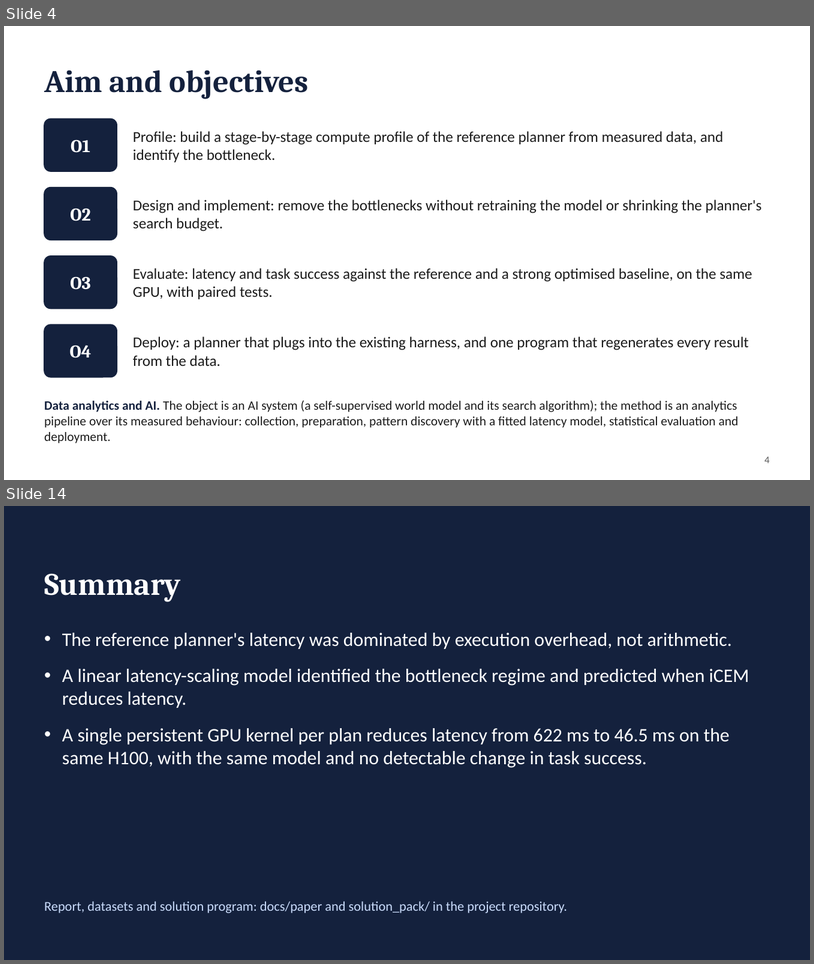
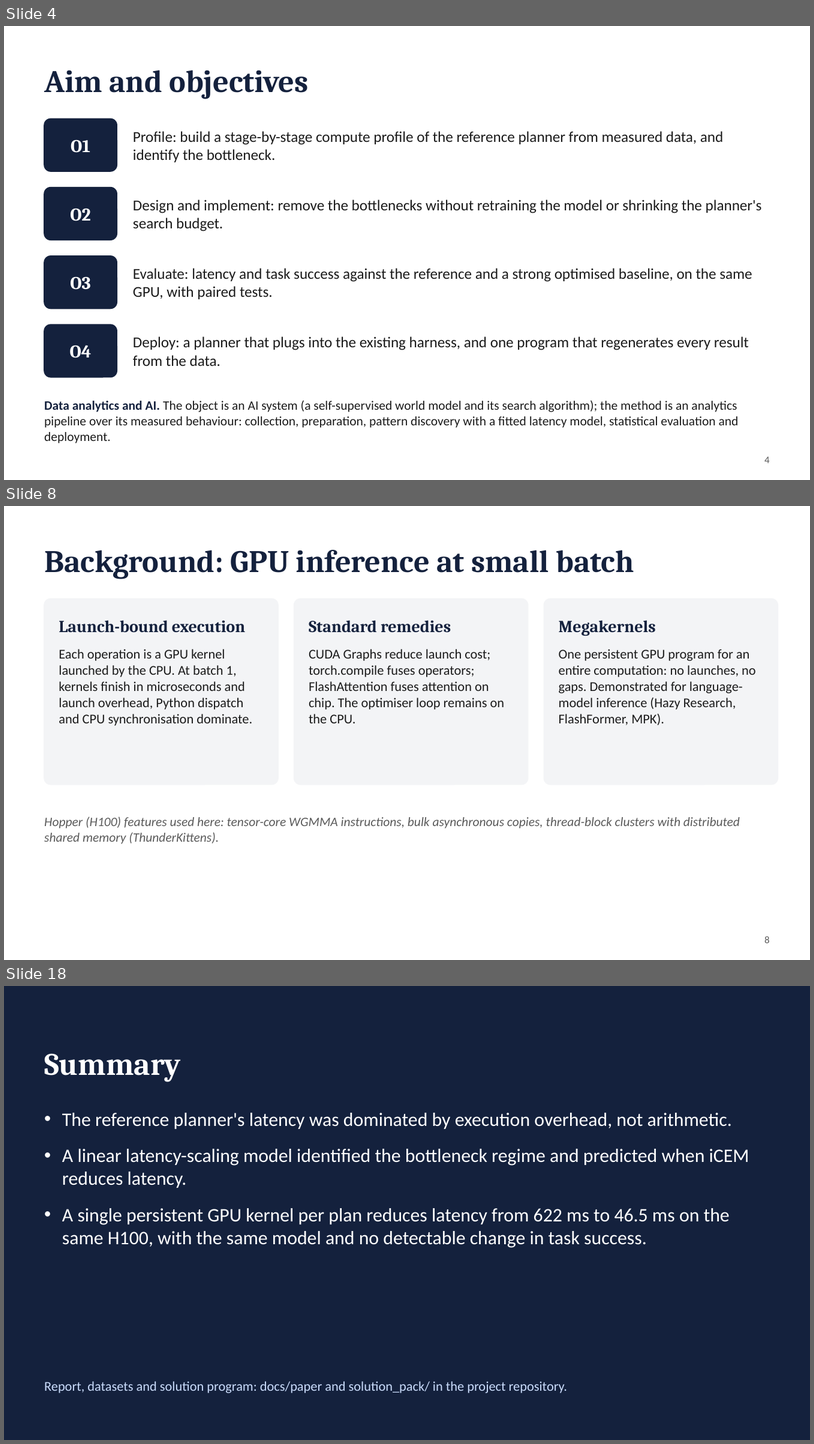
Before and after one commit to antoinenguyen27/lewm-flash, a slide deck: docs/paper/presentation.pptx. Shown one above the other, each under a label of ours: slides 4 and 14 before the commit, slides 4, 8 and 18 after it; the slides between them are not shown. The pictures are 814x964 and 814x1444 pixels, drawn with LibreOffice and Linux fonts; fonts in the diff are those of the drawing. Boxes give left, top, right and bottom in pixels: in the first picture for what was removed or moved away, otherwise in the second. Text is boxed around its words. In the diff, an @@ line names an element or a change of style, - is before the commit and + after.

```diff
--- a/docs/paper/presentation.pptx
+++ b/docs/paper/presentation.pptx
@@ slide 8 added at [4, 506, 810, 960], background #FFFFFF @@
@@ text added at [44, 550, 634, 579], 28 pt, text #14213D, bold @@
+Background: GPU inference at small batch
@@ rounded rectangle added at [44, 599, 278, 784], fill #F3F4F6, outline #F3F4F6 1 pt @@
@@ rounded rectangle added at [294, 599, 528, 784], fill #F3F4F6, outline #F3F4F6 1 pt @@
@@ rounded rectangle added at [544, 599, 778, 784], fill #F3F4F6, outline #F3F4F6 1 pt @@
@@ text added at [59, 620, 245, 633], 15 pt, text #14213D, bold @@
+Launch-bound execution
@@ text added at [309, 620, 451, 633], 15 pt, text #14213D, bold @@
+Standard remedies
@@ text added at [559, 620, 656, 636], 15 pt, text #14213D, bold @@
+Megakernels
@@ text added at [59, 649, 252, 726], 12 pt, text #1B1B1B @@
+Each operation is a GPU kernel launched by the CPU. At batch 1, kernels finish in microseconds and launch overhead, Python dispatch and CPU synchronisation dominate.
@@ text added at [309, 649, 505, 723], 12 pt, text #1B1B1B @@
+CUDA Graphs reduce launch cost; torch.compile fuses operators; FlashAttention fuses attention on chip. The optimiser loop remains on the CPU.
@@ text added at [559, 649, 756, 725], 12 pt, text #1B1B1B @@
+One persistent GPU program for an entire computation: no launches, no gaps. Demonstrated for language-model inference (Hazy Research, FlashFormer, MPK).
@@ text added at [44, 816, 740, 844], 11.5 pt, text #5A5A5A, italic @@
+Hopper (H100) features used here: tensor-core WGMMA instructions, bulk asynchronous copies, thread-block clusters with distributed shared memory (ThunderKittens).
@@ text added at [765, 936, 770, 943], 9 pt, text #5A5A5A @@
+8
@@ what was slide 14 is now slide 18 @@
```
Also in this commit, not shown: 8 slides changed, 4 other slides added, 1 slide removed, 5 other files.
